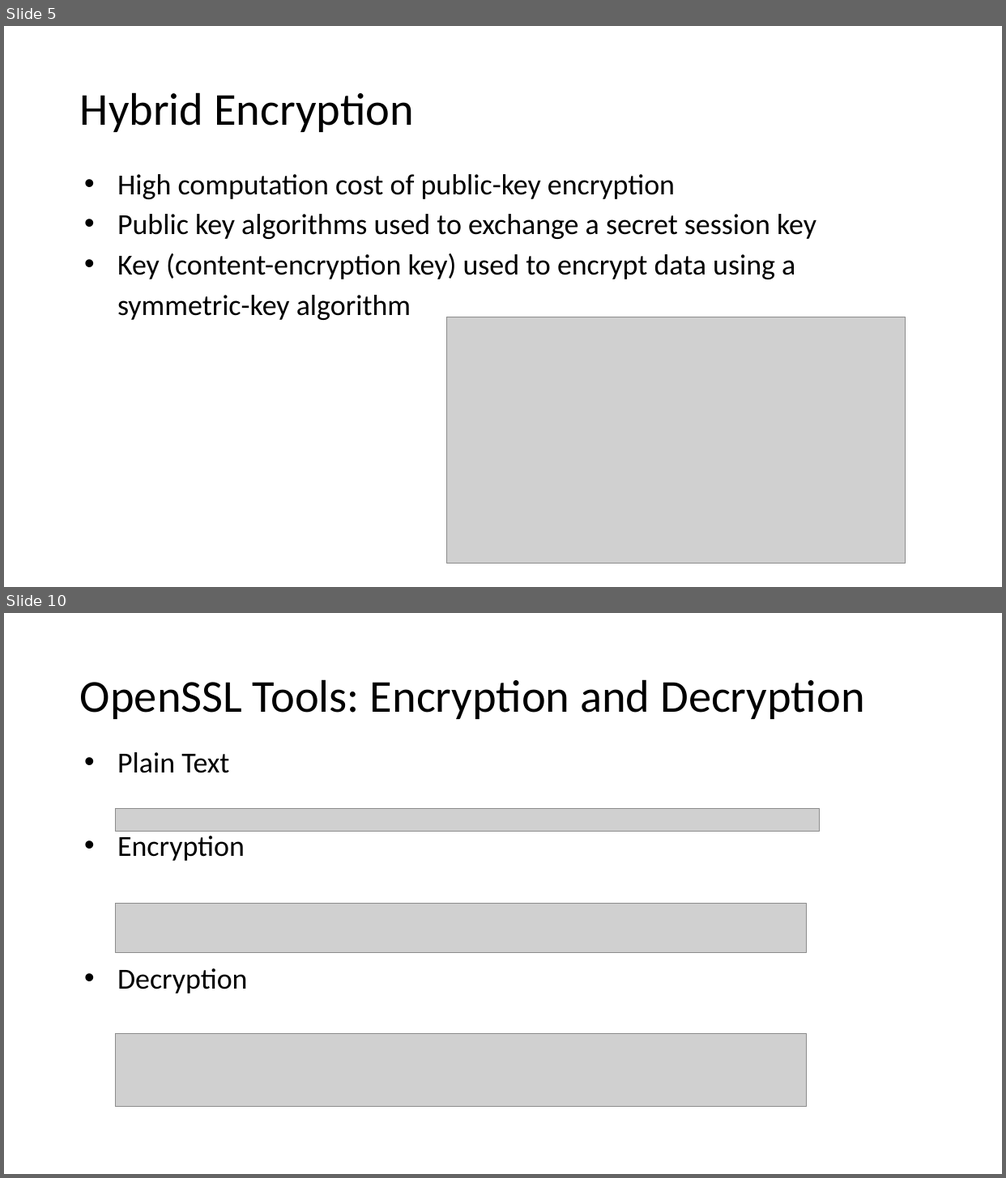
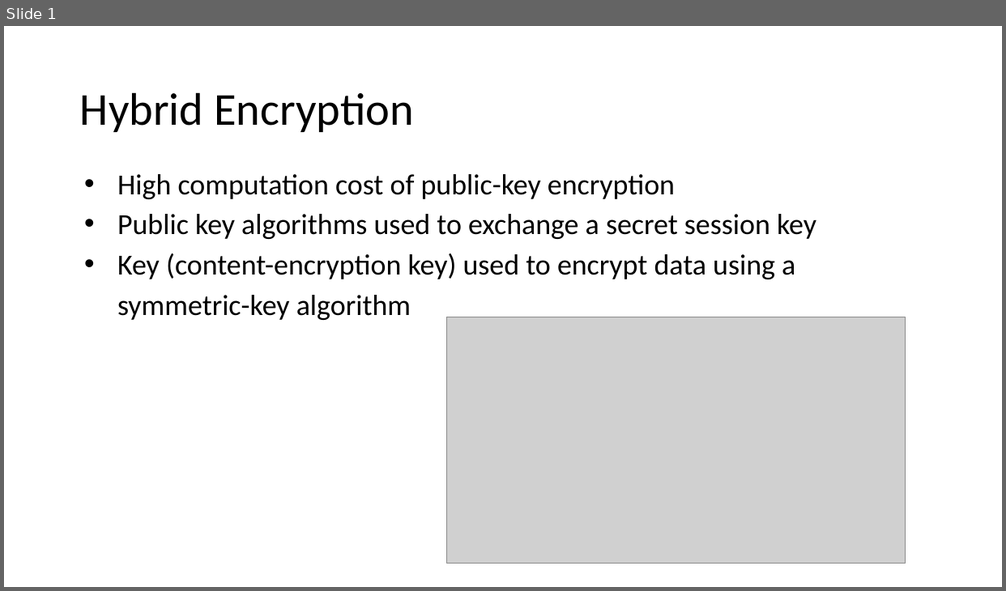
Before and after one commit to ayatkhosh/first, a slide deck: C03_Public_Key_Encryption.pptx. Shown one above the other, each under a label of ours: slides 5 and 10 before the commit, slide 1 after it; the slides between them are not shown. The pictures are 1006x1178 and 1006x591 pixels, drawn with LibreOffice and Linux fonts; fonts in the diff are those of the drawing; grey boxes stand for pictures. Boxes give left, top, right and bottom in pixels: in the first picture for what was removed or moved away, otherwise in the second. Text is boxed around its words. In the diff, an @@ line names an element or a change of style, - is before the commit and + after.

```diff
--- a/C03_Public_Key_Encryption.pptx
+++ b/C03_Public_Key_Encryption.pptx
@@ slide 10 removed at box(4, 613, 1002, 1174), background #FFFFFF @@
@@ title removed at box(80, 679, 864, 719) @@
-OpenSSL Tools: Encryption and Decryption
@@ text removed at box(117, 752, 247, 994) @@
-• Plain Text
-• Encryption
-• Decryption
@@ picture removed at box(116, 808, 820, 831) @@
@@ picture removed at box(116, 904, 807, 953) @@
@@ picture removed at box(116, 1033, 807, 1107) @@
@@ what was slide 5 is now slide 1 @@
```
Also in this commit, not shown: 1 slide changed, 5 slides added, 7 other slides removed, 1 other file.
